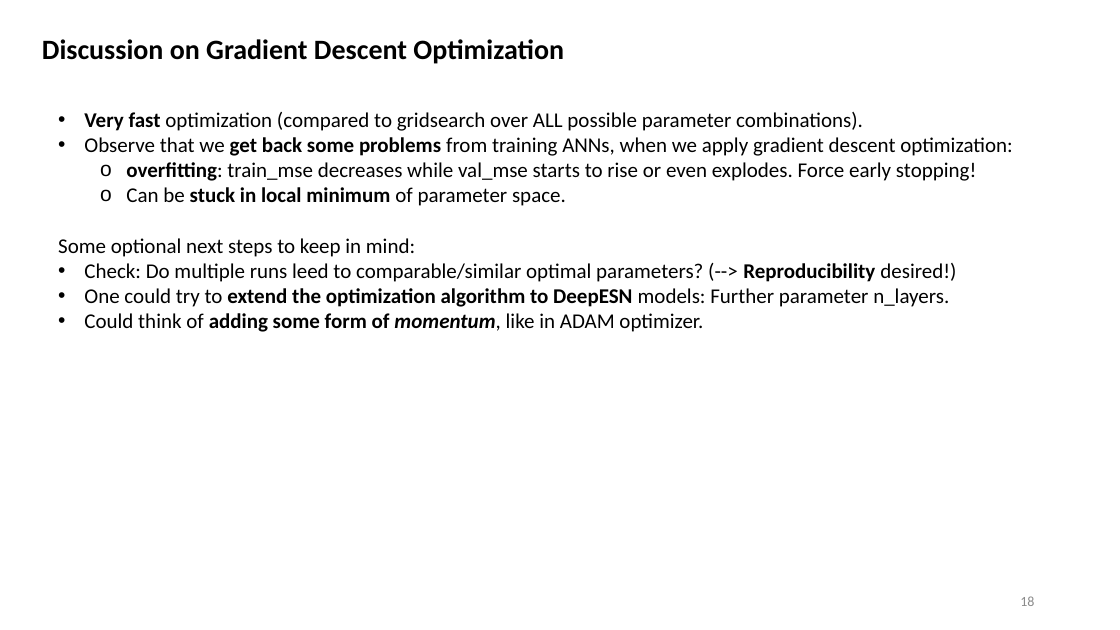
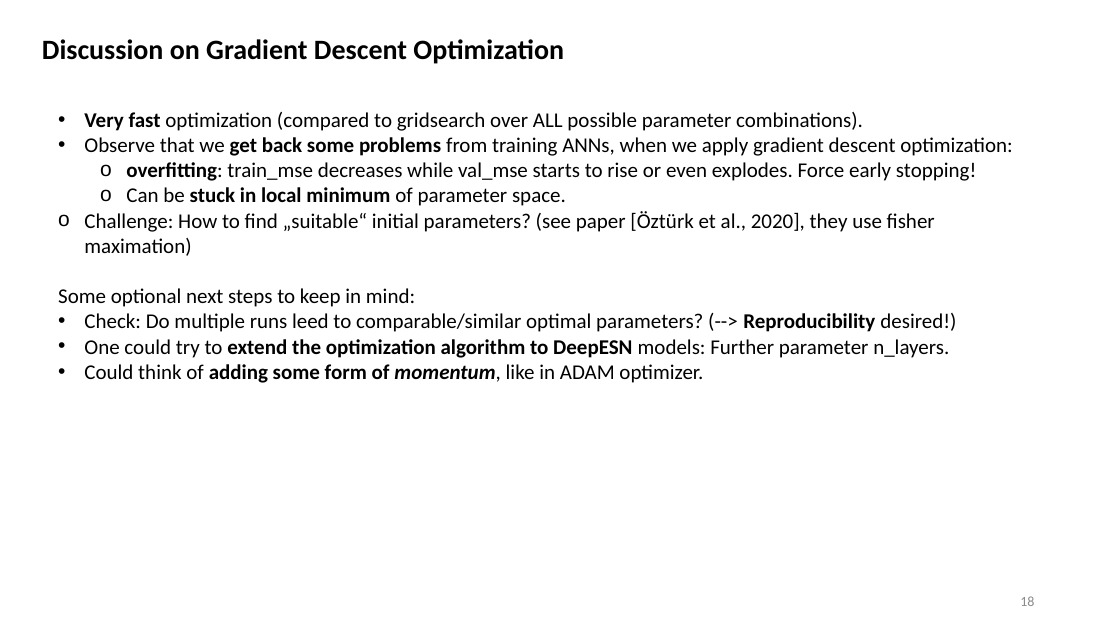
Before and after one commit to MarcoLandtHayen/EchoStateNetworks, a slide deck: slide 18 of ESN_exp06_ENSO.pptx. Drawn at 1120x630 pixels with LibreOffice and Linux fonts; fonts in the diff are those of the drawing. Boxes give left, top, right and bottom in pixels: in the first picture for what was removed or moved away, otherwise in the second. Text is boxed around its words. In the diff, an @@ line names an element or a change of style, - is before the commit and + after.

```diff
--- a/ESN_exp06_ENSO.pptx
+++ b/ESN_exp06_ENSO.pptx
@@ text at (84, 211, 935, 256): paragraph added @@
+o Challenge: How to find „suitable“ initial parameters? (see paper [Öztürk et al., 2020], they use fisher maximation)
```
Also in this commit, not shown: 1 other slide changed, 1 slide added, 2 other files.
